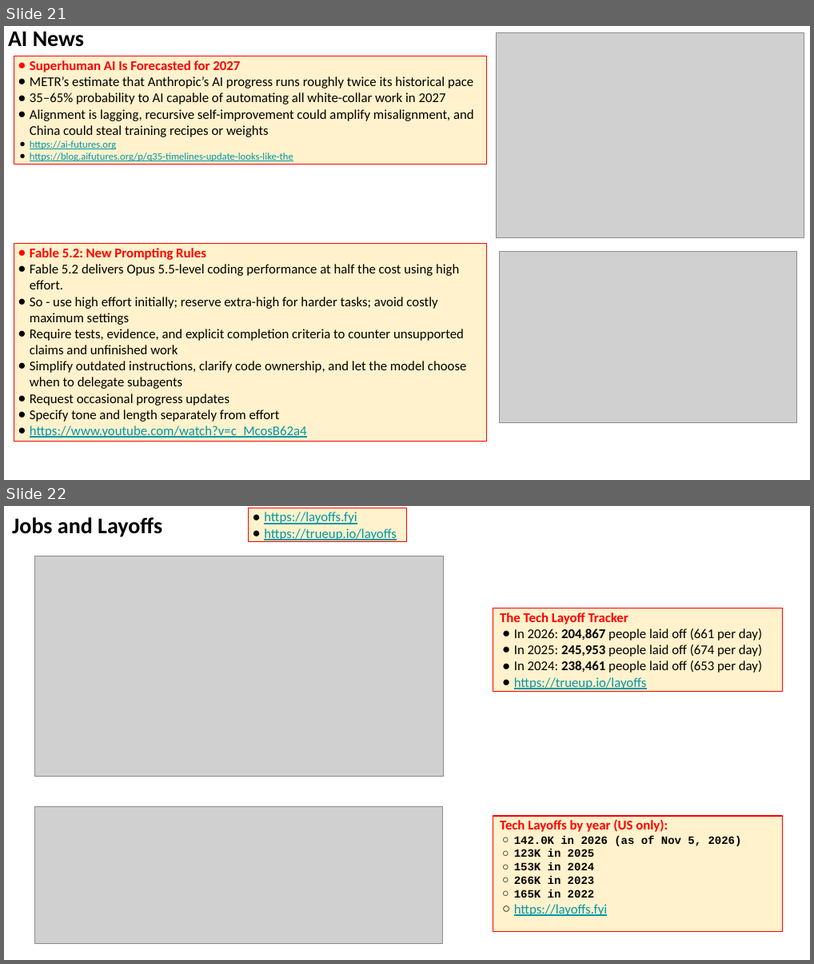
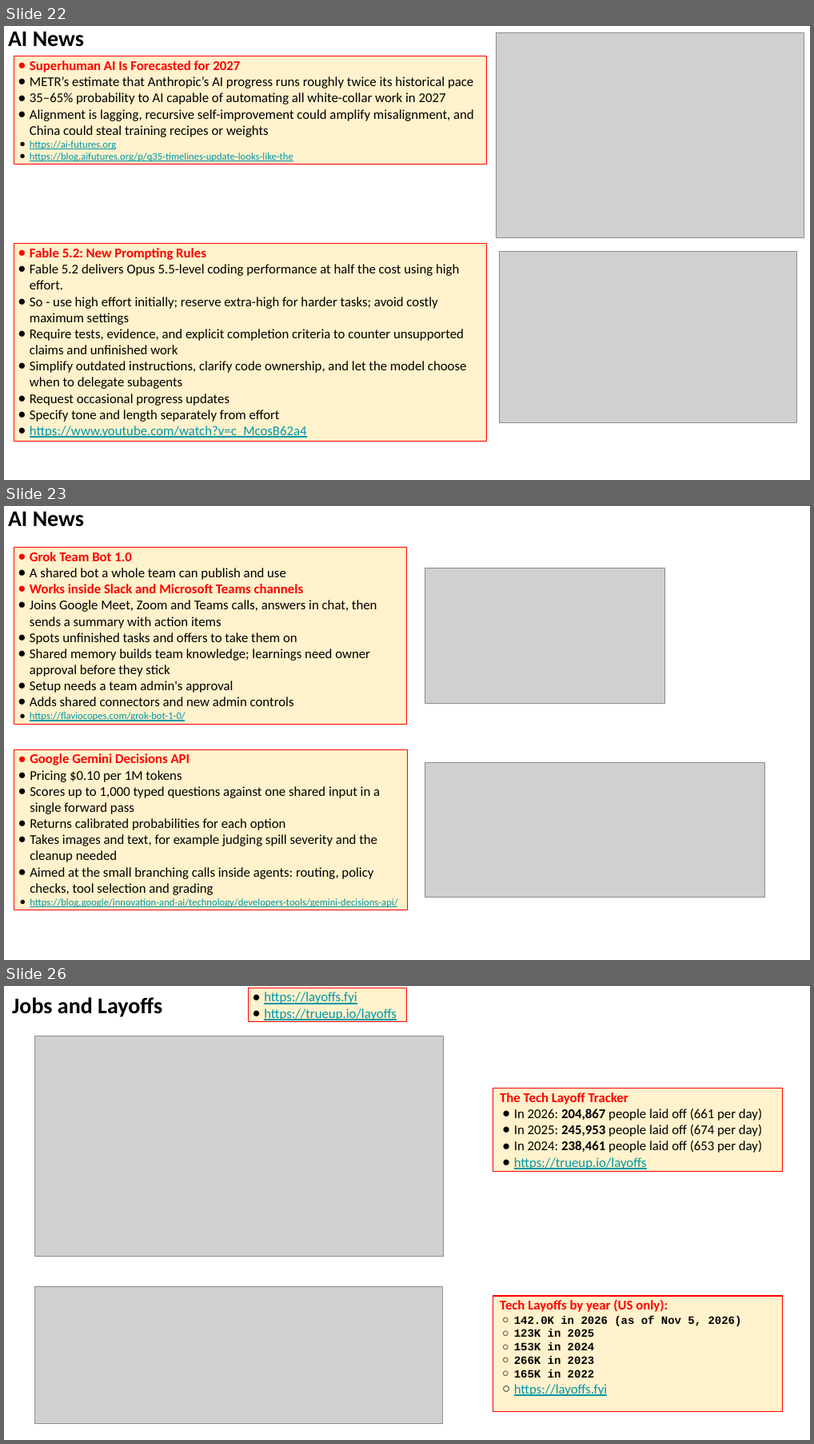
Before and after one commit to lselector/seminar, a slide deck: 2026/2026-11-13-AI-News.pptx. Shown one above the other, each under a label of ours: slides 21 and 22 before the commit, slides 22, 23 and 26 after it; the slides between them are not shown. The pictures are 814x964 and 814x1444 pixels, drawn with LibreOffice and Linux fonts; fonts in the diff are those of the drawing; grey boxes stand for pictures. Boxes give left, top, right and bottom in pixels: in the first picture for what was removed or moved away, otherwise in the second. Text is boxed around its words. In the diff, an @@ line names an element or a change of style, - is before the commit and + after.

```diff
--- a/2026/2026-11-13-AI-News.pptx
+++ b/2026/2026-11-13-AI-News.pptx
@@ slide 23 added at <box>4,506,810,960</box>, background #FFFFFF @@
@@ text added at <box>8,511,84,527</box>, 20 pt, text #000000, bold @@
+AI News
@@ rectangle added at <box>14,547,407,724</box>, fill #FFF2CC, outline #FF0000 0.75 pt, 12 pt, text #000000 @@
+● Grok Team Bot 1.0
+● A shared bot a whole team can publish and use
+● Works inside Slack and Microsoft Teams channels
+● Joins Google Meet, Zoom and Teams calls, answers in chat, then sends a summary with action items
+● Spots unfinished tasks and offers to take them on
+● Shared memory builds team knowledge; learnings need owner approval before they stick
+● Setup needs a team admin's approval
+● Adds shared connectors and new admin controls
+● https://flaviocopes.com/grok-bot-1-0/
@@ picture added at <box>425,568,666,703</box> @@
@@ rectangle added at <box>14,749,407,910</box>, fill #FFF2CC, outline #FF0000 0.75 pt, 12 pt, text #000000 @@
+● Google Gemini Decisions API
+● Pricing $0.10 per 1M tokens
+● Scores up to 1,000 typed questions against one shared input in a single forward pass
+● Returns calibrated probabilities for each option
+● Takes images and text, for example judging spill severity and the cleanup needed
+● Aimed at the small branching calls inside agents: routing, policy checks, tool selection and grading
+● https://blog.google/innovation-and-ai/technology/developers-tools/gemini-decisions-api/
@@ picture added at <box>425,763,766,897</box> @@
@@ what was slide 21 is now slide 22 @@
@@ what was slide 22 is now slide 26 @@
```
Also in this commit, not shown: 4 slides changed, 3 other slides added.
